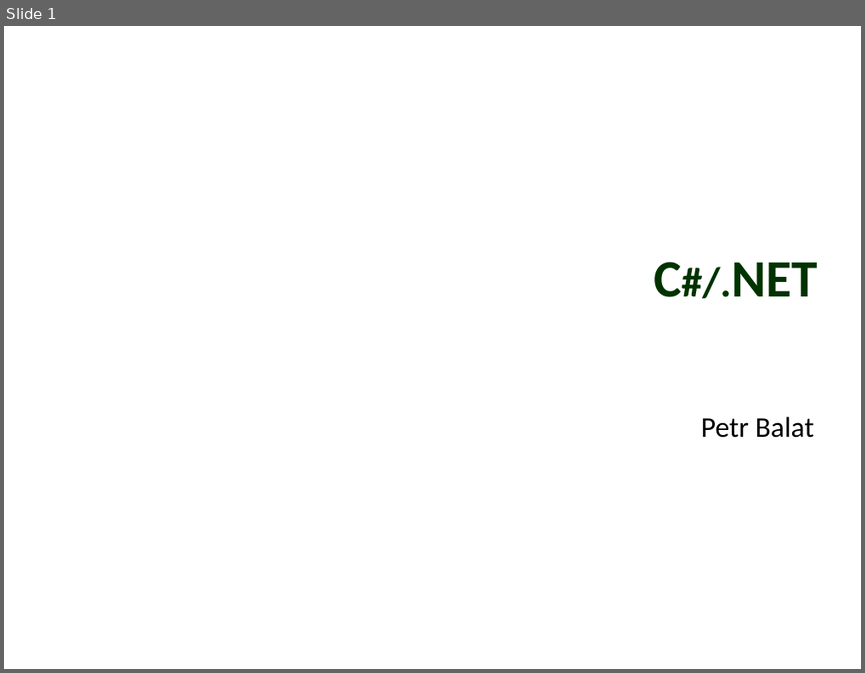
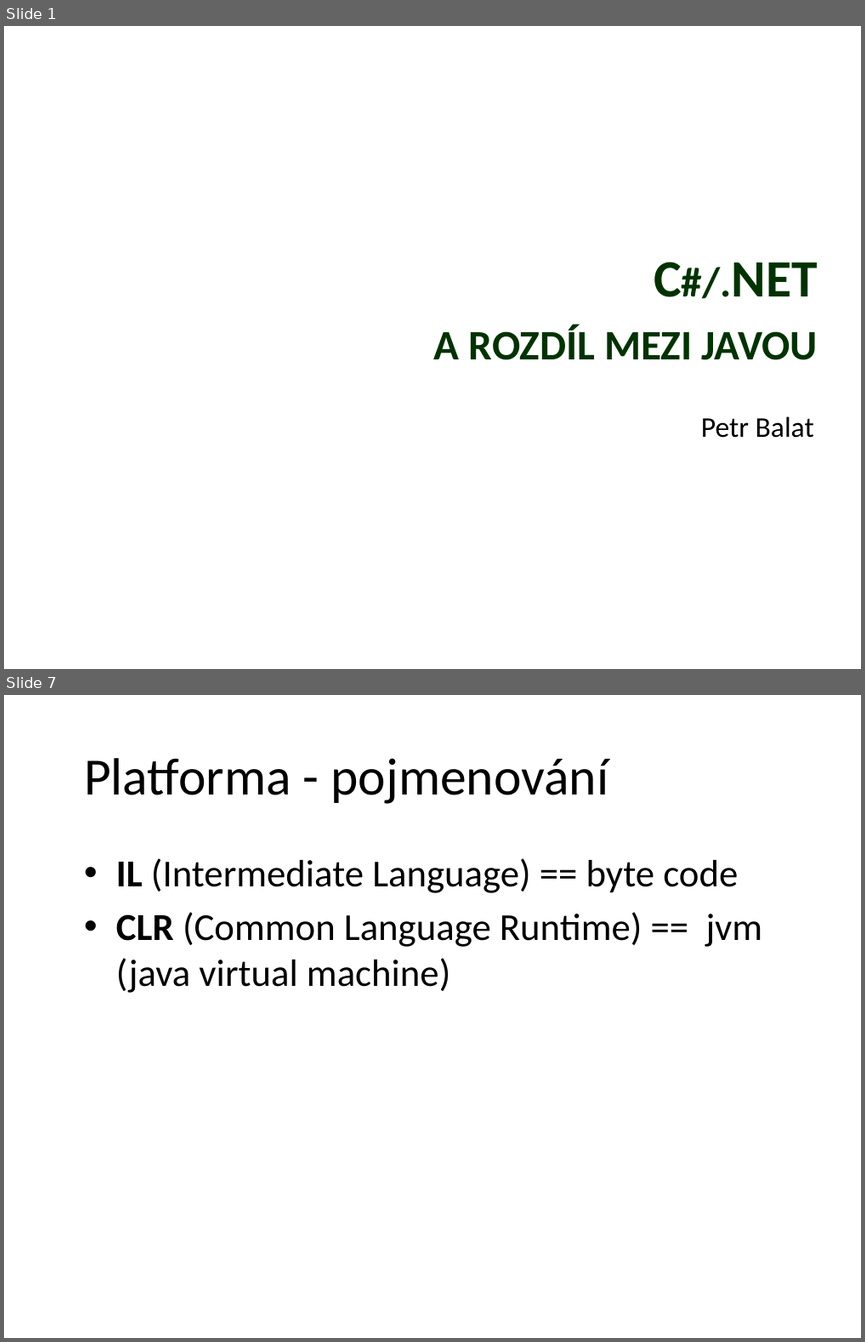
Before and after one commit to petrbalat/Skoleni-Csharp-NET, a slide deck: prezentace.pptx. Shown one above the other, each under a label of ours: slide 1 before the commit, slides 1 and 7 after it; the slides between them are not shown. The pictures are 865x673 and 865x1342 pixels, drawn with LibreOffice and Linux fonts; fonts in the diff are those of the drawing; background and template pictures are left out. Boxes give left, top, right and bottom in pixels: in the first picture for what was removed or moved away, otherwise in the second. Text is boxed around its words. In the diff, an @@ line names an element or a change of style, - is before the commit and + after.

```diff
--- a/prezentace.pptx
+++ b/prezentace.pptx
@@ slide 7 added at (4,695,861,1338), background picture (left out) @@
@@ title added at (84,758,609,804), 44 pt, text #000000 @@
+Platforma - pojmenování
@@ text added at (116,858,763,993), 32 pt, text #000000 @@
+• IL (Intermediate Language) == byte code
+• CLR (Common Language Runtime) == jvm (java virtual machine)
@@ slide 1 changed as well @@
@@ title at (434,261,817,360): text changed @@
-C#/.NET
+C#/.NET
+a rozdíl mezi javou
```
Also in this commit, not shown: 8 other slides added, 4 slides removed, 5 other files.
